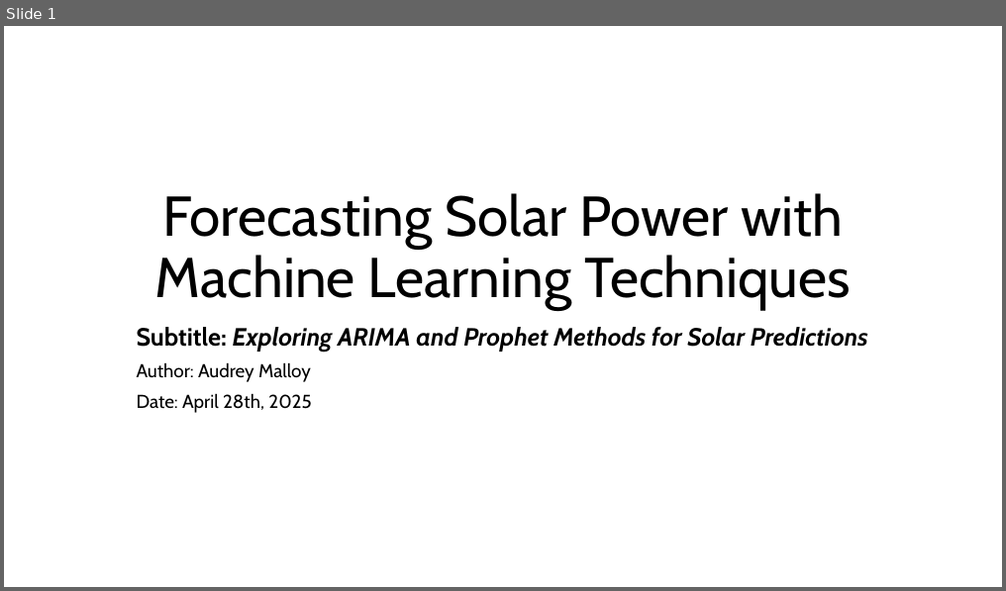
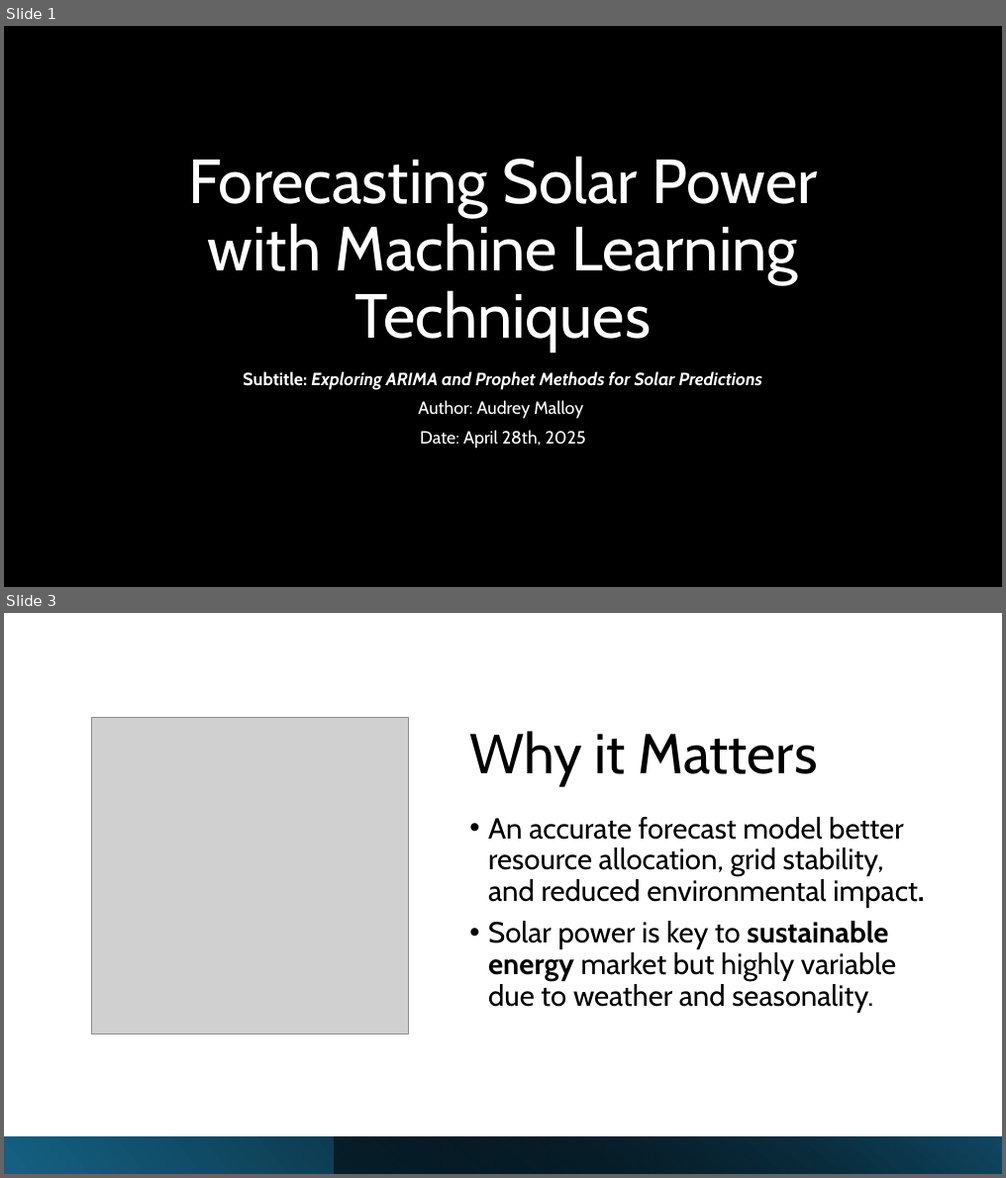
Before and after one commit to audreymalloy/Springboard_DataScience, a slide deck: Capstone-3-Solar/Documentation/Capstone_3_Final_Presentation_Malloy.pptx. Shown one above the other, each under a label of ours: slide 1 before the commit, slides 1 and 3 after it; the slides between them are not shown. The pictures are 1006x591 and 1006x1178 pixels, drawn with LibreOffice and Linux fonts; fonts in the diff are those of the drawing; grey boxes stand for pictures; background and template pictures are left out. Boxes give left, top, right and bottom in pixels: in the first picture for what was removed or moved away, otherwise in the second. Text is boxed around its words. In the diff, an @@ line names an element or a change of style, - is before the commit and + after.

```diff
--- a/Capstone-3-Solar/Documentation/Capstone_3_Final_Presentation_Malloy.pptx
+++ b/Capstone-3-Solar/Documentation/Capstone_3_Final_Presentation_Malloy.pptx
@@ slide 3 added at bbox=[4, 613, 1002, 1174], background #FFFFFF @@
@@ picture added at bbox=[91, 717, 409, 1035] @@
@@ title added at bbox=[469, 731, 818, 786], 54 pt, text #000000 @@
+Why it Matters
@@ text added at bbox=[488, 817, 924, 1013], 28 pt, text #000000 @@
+• An accurate forecast model better resource allocation, grid stability, and reduced environmental impact.
+• Solar power is key to sustainable energy market but highly variable due to weather and seasonality.
@@ rectangle added at bbox=[4, 1137, 1002, 1174], fill gradient #156082 to #000000 @@
@@ rectangle added at bbox=[335, 1137, 1002, 1174], fill gradient #000000 to #104862 @@
@@ slide 1 changed as well @@
@@ background #FFFFFF to picture (left out) @@
@@ title "Forecasting Solar Power with Machine ..." at bbox=[188, 156, 817, 352]: size 54 to 60 pt, text colour #000000 to #FFFFFF @@
@@ subtitle "Subtitle: Exploring ARIMA and Prophet ...": place and size @@
-subtitle "Subtitle: Exploring ARIMA and Prophet ..." at bbox=[137, 327, 868, 413]
+subtitle "Subtitle: Exploring ARIMA and Prophet ..." at bbox=[243, 372, 762, 449]
@@ subtitle "Subtitle: Exploring ARIMA and Prophet ..." at bbox=[243, 372, 762, 449]: size 24 to 17 pt in "Subtitle: Exploring ARIMA and Prophet Methods for ..."; text colour #000000 to #FFFFFF; size 18 to 17 pt in "Author: Audrey Malloy", "Date: April 28th, 2025"; alignment left to centre @@
```
Also in this commit, not shown: 18 other slides added, 8 slides removed, 2 other files.
